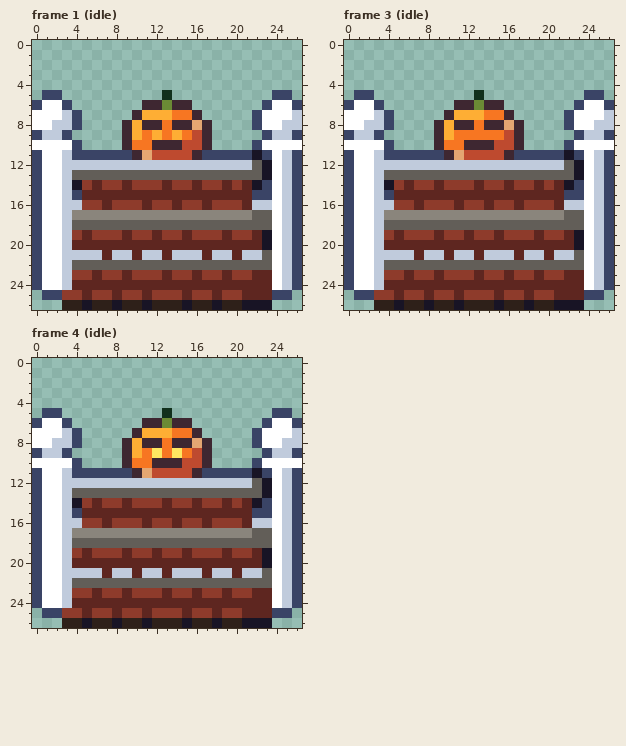
File history of a pixel-art file, art/obstacles/porch-steps@56.aseprite. Above: the version before the commit.
27x27 pixels, 4 frames. Shown: frame 1 (idle), frame 3 (idle), frame 4 (idle). The commit also changed other frames, which this record leaves out.
The same view after the edit:
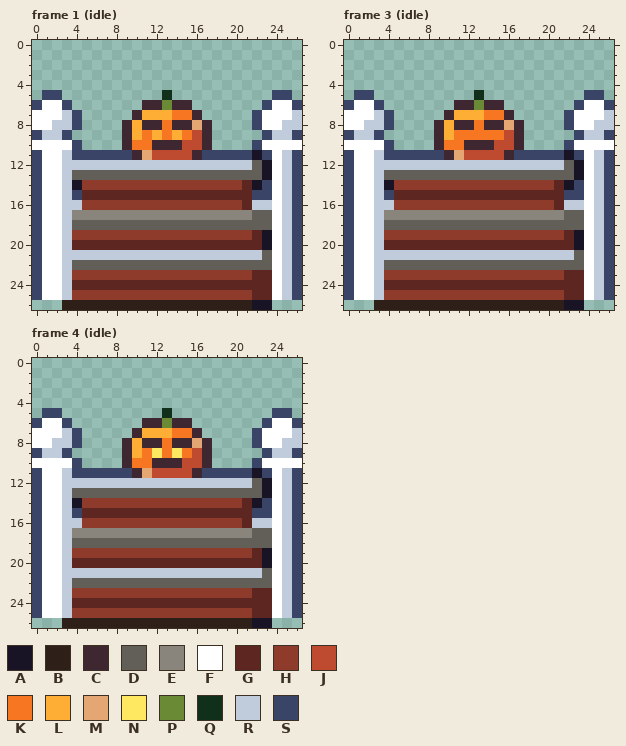
Palette (. is transparent): A #181425  B #2e2019  C #3e2731  D #625e58  E #8a857c  F #ffffff  G #5e2620  H #8e3b2b  J #be4a2f  K #f77622  L #feae34  M #e4a672  N #fee761  P #6b8a35  Q #11301c  R #c0cbdc  S #3a4466
Difference:
Frame 1 (idle):
y 14: x 6 G -> H; x 9 G -> H; x 13 G -> H; x 16 G -> H; x 19 G -> H
y 16: x 7 G -> H; x 11 G -> H; x 14 G -> H; x 17 G -> H
y 19: x 5 G -> H; x 9 G -> H; x 12 G -> H; x 15 G -> H; x 19 G -> H
y 21: x 7 G -> R; x 10 G -> R; x 13 G -> R; x 17 G -> R; x 20 G -> R
y 23: x 6 G -> H; x 9 G -> H; x 13 G -> H; x 16 G -> H; x 19 G -> H
y 25: x 0..3 .SSH -> SFFR; x 5 G -> H; x 8 G -> H; x 11 G -> H; x 15 G -> H; x 18 G -> H; x 21 G -> H; x 24..26 SS. -> FRS
y 26: x 5 A -> B; x 8 A -> B; x 11 A -> B; x 15 A -> B; x 18 A -> B; x 21 A -> B
Frame 3 (idle): the same change as frame 1 (idle)
Frame 4 (idle): the same change as frame 1 (idle)
